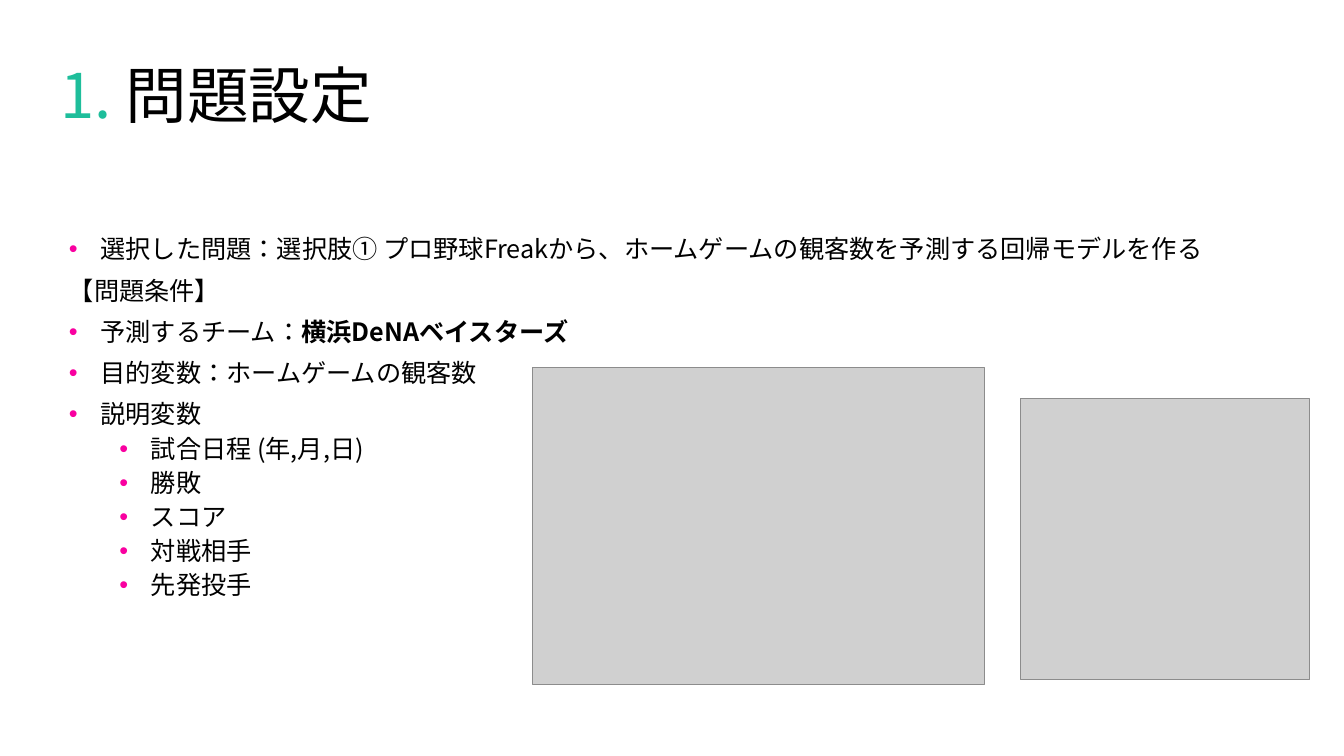
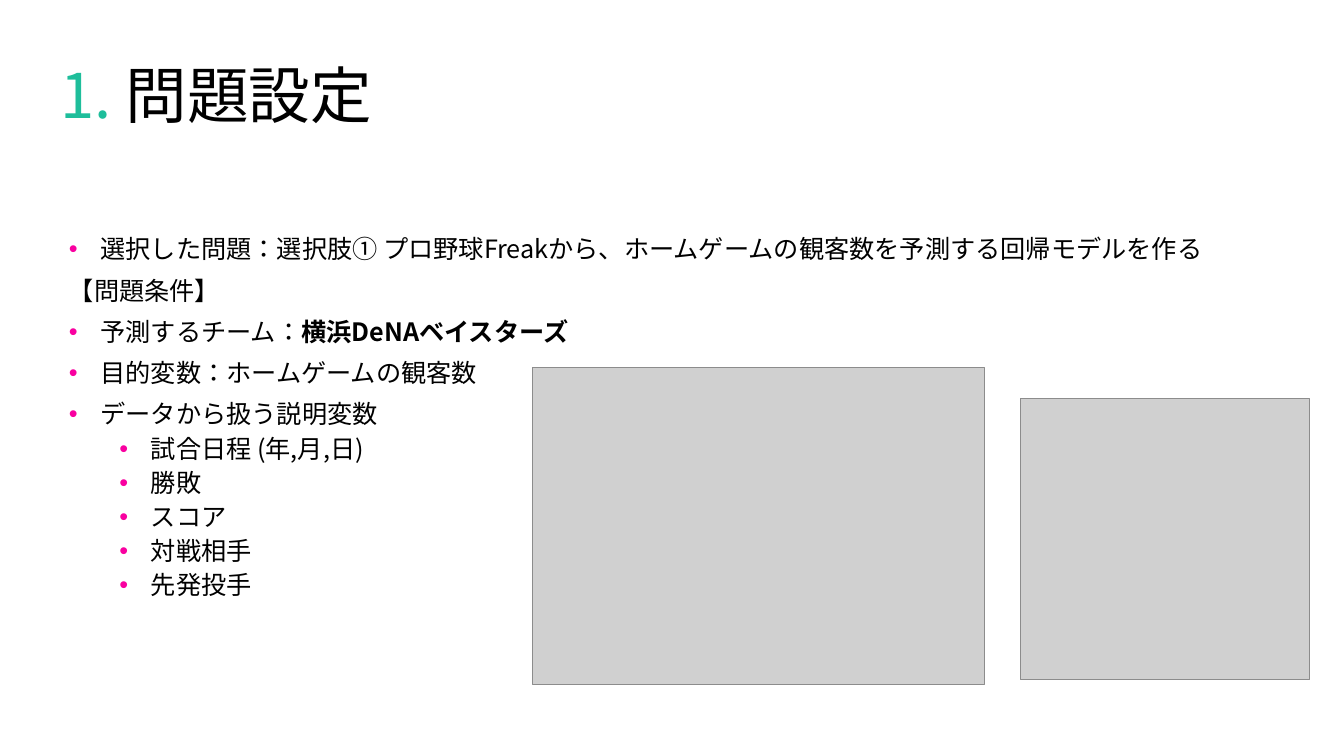
Before and after one commit to tsyu12345/Class_DataScienceEX, a slide deck: slide 3 of 最終課題用/report-23vr008n.pptx. Drawn at 1344x756 pixels with LibreOffice and Linux fonts; fonts in the diff are those of the drawing; grey boxes stand for pictures. Boxes give left, top, right and bottom in pixels: in the first picture for what was removed or moved away, otherwise in the second. Text is boxed around its words. In the diff, an @@ line names an element or a change of style, - is before the commit and + after.

```diff
--- a/最終課題用/report-23vr008n.pptx
+++ b/最終課題用/report-23vr008n.pptx
@@ text at (100,401,377,425): text changed @@
-• 説明変数
+• データから扱う説明変数
```
Also in this commit, not shown: 8 other slides changed, 2 slides added, 1 slide removed, 1 other file.
